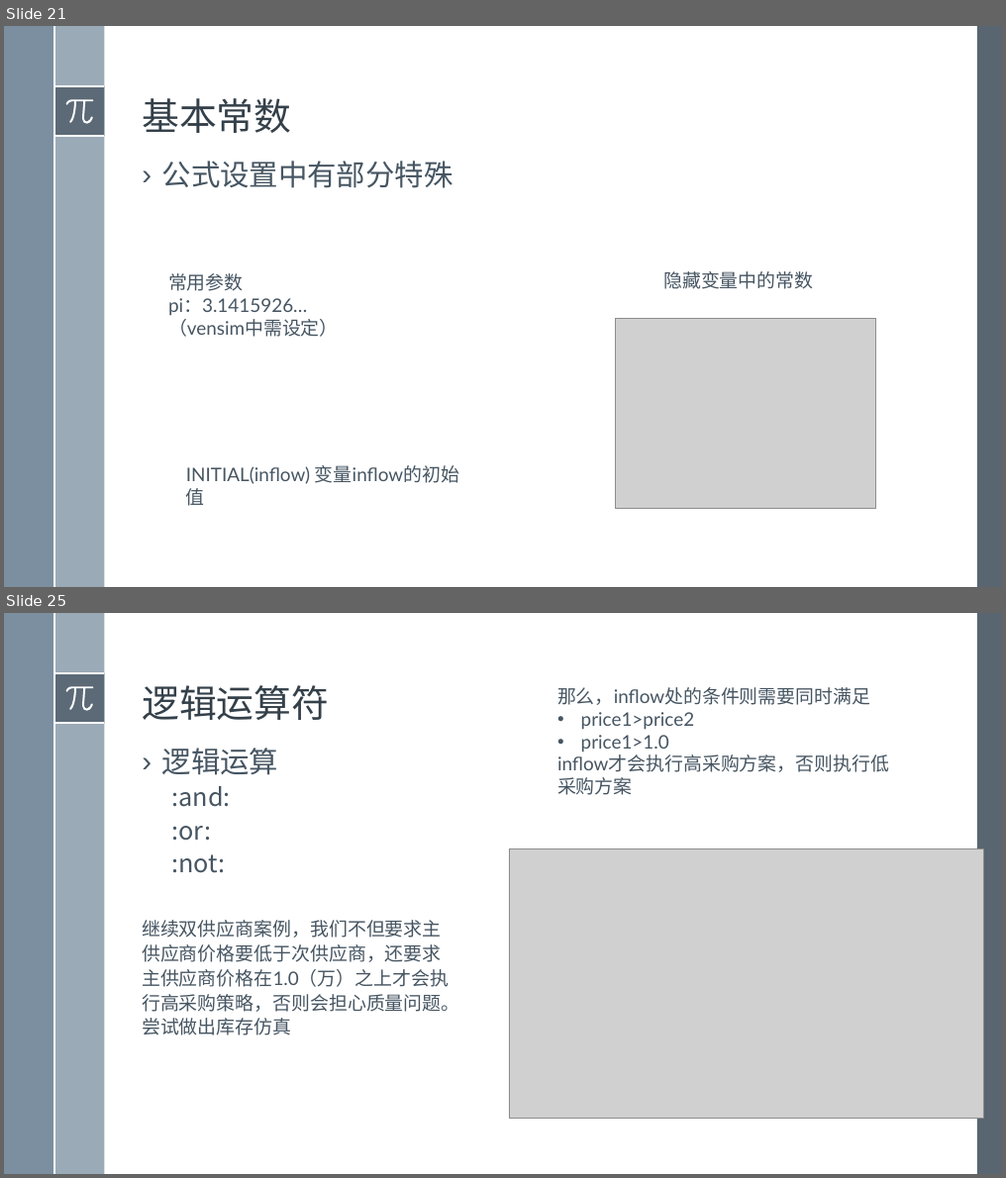
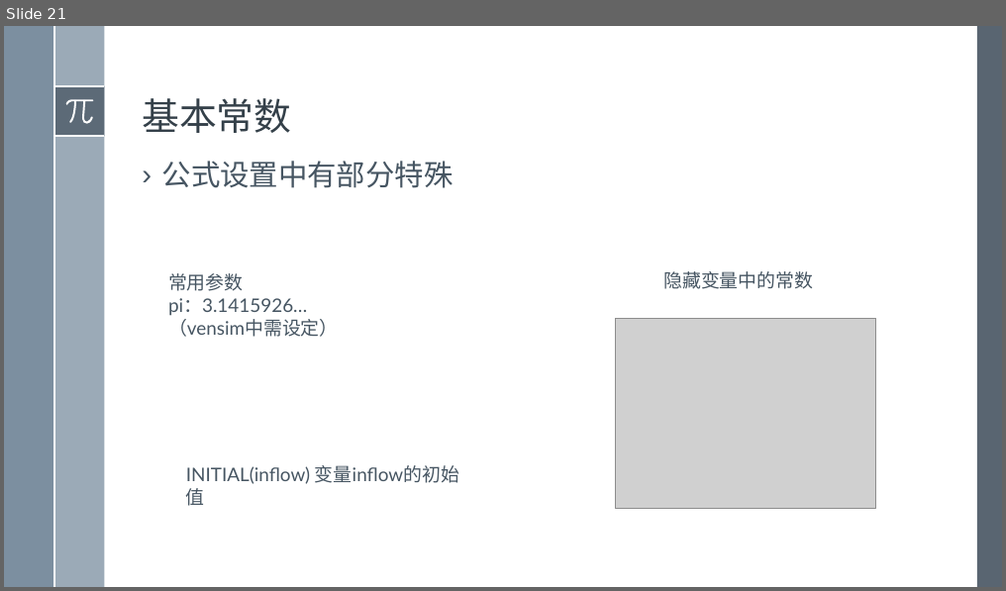
Before and after one commit to exoplanetX/SystemDynamics, a slide deck: 系统仿真-3-操作基础.pptx. Shown one above the other, each under a label of ours: slides 21 and 25 before the commit, slide 21 after it; the slides between them are not shown. The pictures are 1006x1178 and 1006x591 pixels, drawn with LibreOffice and Linux fonts; fonts in the diff are those of the drawing; grey boxes stand for pictures. Boxes give left, top, right and bottom in pixels: in the first picture for what was removed or moved away, otherwise in the second. Text is boxed around its words. In the diff, an @@ line names an element or a change of style, - is before the commit and + after.

```diff
--- a/系统仿真-3-操作基础.pptx
+++ b/系统仿真-3-操作基础.pptx
@@ slide 25 removed at [4,613,1002,1174], background #FFFFFF; not listed: 8 template elements that a slide beside it also shows @@
@@ title removed at [142,685,329,720] @@
-逻辑运算符
@@ text removed at [557,687,889,795] @@
-那么，inflow处的条件则需要同时满足
-• price1>price2
-• price1>1.0
-inflow才会执行高采购方案，否则执行低采购方案
@@ text removed at [162,748,279,873] @@
-› 逻辑运算
-  :and:
-  :or:
-  :not:
@@ picture removed at [509,849,983,1118] @@
@@ text removed at [142,920,459,1036] @@
-继续双供应商案例，我们不但要求主供应商价格要低于次供应商，还要求主供应商价格在1.0（万）之上才会执行高采购策略，否则会担心质量问题。
-尝试做出库存仿真
```
Also in this commit, not shown: 1 slide changed, 7 other slides removed, 1 other file.
